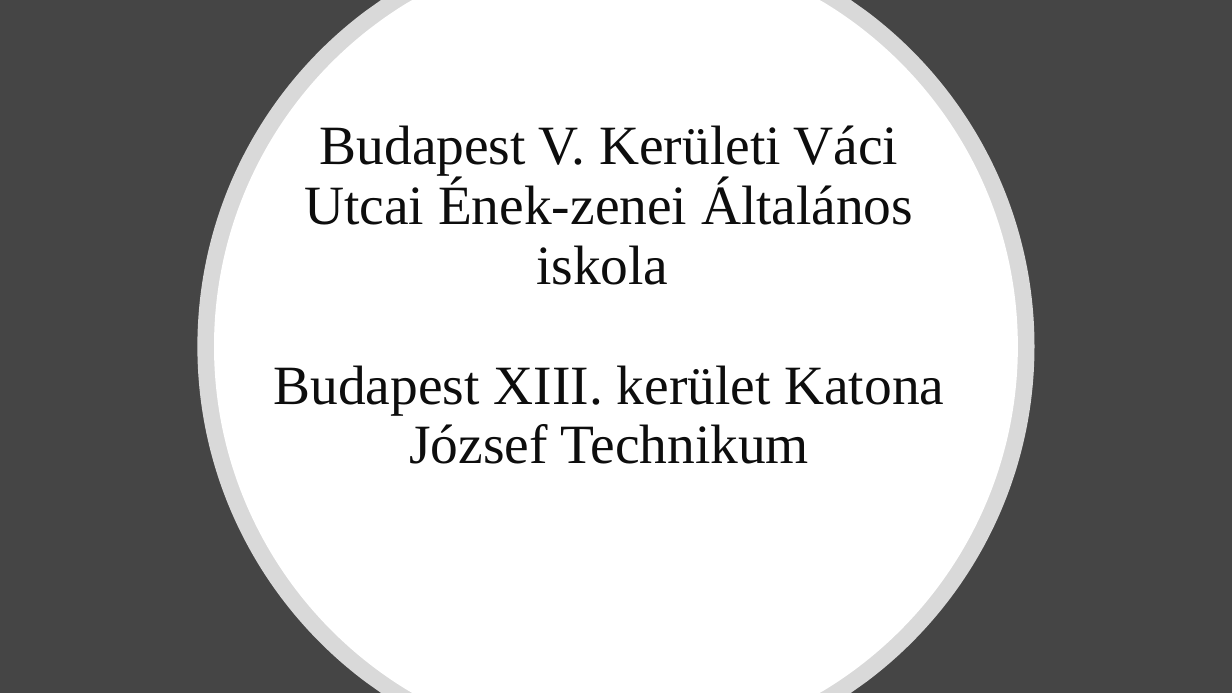
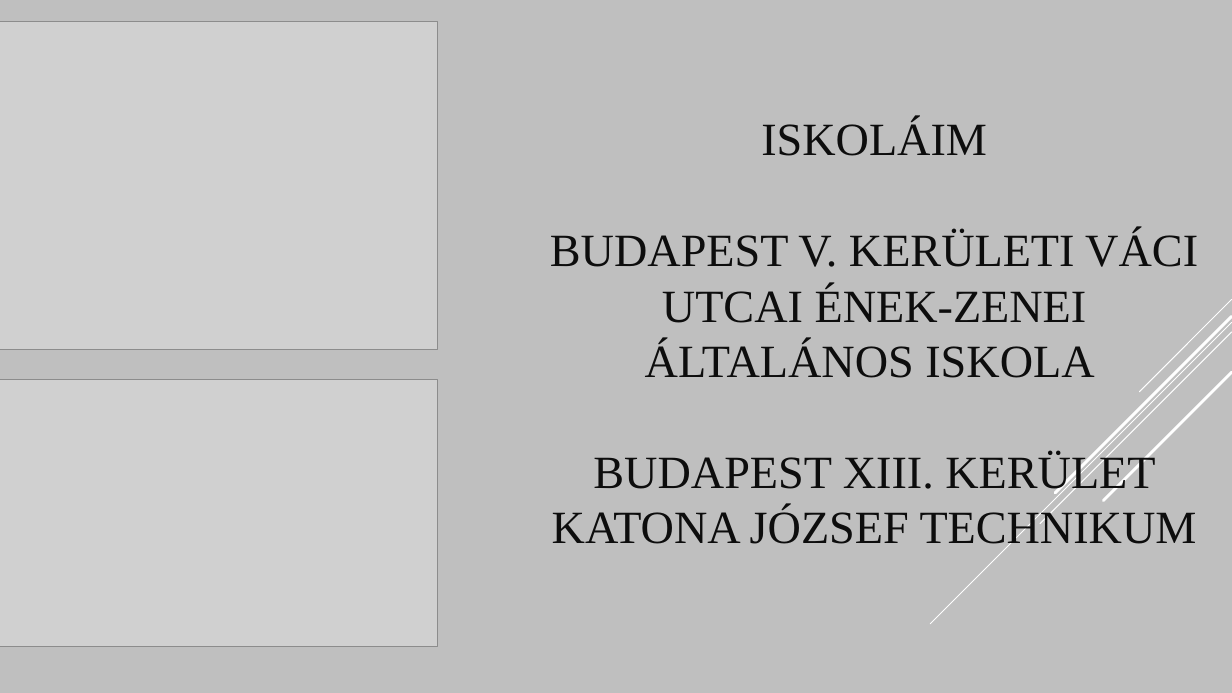
Before and after one commit to kizsi2019/202122_9d2, a slide deck: slide 4 of Balogh Ádám/Önéletrajz.pptx (slide 3 before the commit). Drawn at 1232x693 pixels with LibreOffice and Linux fonts; fonts in the diff are those of the drawing; grey boxes stand for pictures. Boxes give left, top, right and bottom in pixels: in the first picture for what was removed or moved away, otherwise in the second. Text is boxed around its words. In the diff, an @@ line names an element or a change of style, - is before the commit and + after.

```diff
--- a/Balogh Ádám/Önéletrajz.pptx
+++ b/Balogh Ádám/Önéletrajz.pptx
@@ background #454545 to #BFBFBF @@
@@ picture added at (x1=0, y1=22, x2=437, y2=350) @@
@@ freeform shape removed at (x1=198, y1=0, x2=1035, y2=693) @@
@@ freeform shape removed at (x1=214, y1=0, x2=1019, y2=693) @@
@@ title at (x1=550, y1=120, x2=1198, y2=553): text changed; size 43.2 to 36 pt @@
-Budapest V. Kerületi Váci Utcai Ének-zenei Általános iskola
-Budapest XIII. kerület Katona József Technikum
+ISKOLÁIM
+BUDAPEST V. KERÜLETI VÁCI UTCAI ÉNEK-ZENEI ÁLTALÁNOS ISKOLA
+BUDAPEST XIII. KERÜLET KATONA JÓZSEF TECHNIKUM
@@ picture added at (x1=0, y1=380, x2=437, y2=647) @@
@@ group added at (x1=931, y1=299, x2=1232, y2=624): 5 lines @@
```
Also in this commit, not shown: 5 other slides changed, 2 slides added.
